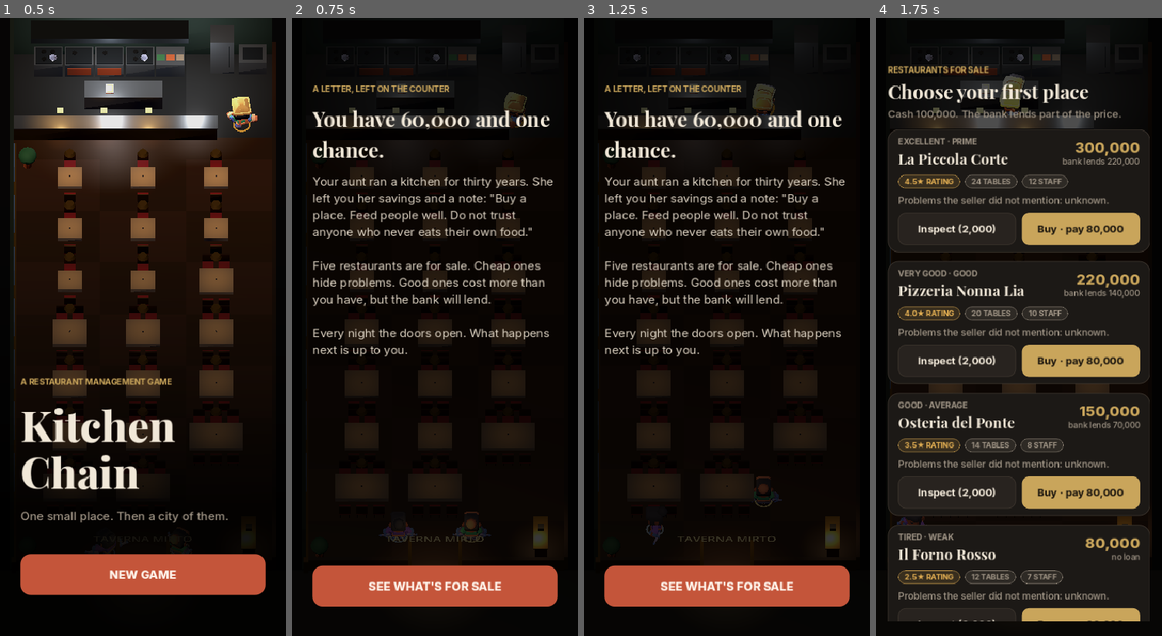
Above: before the commit, frames 1-4 (left to right).
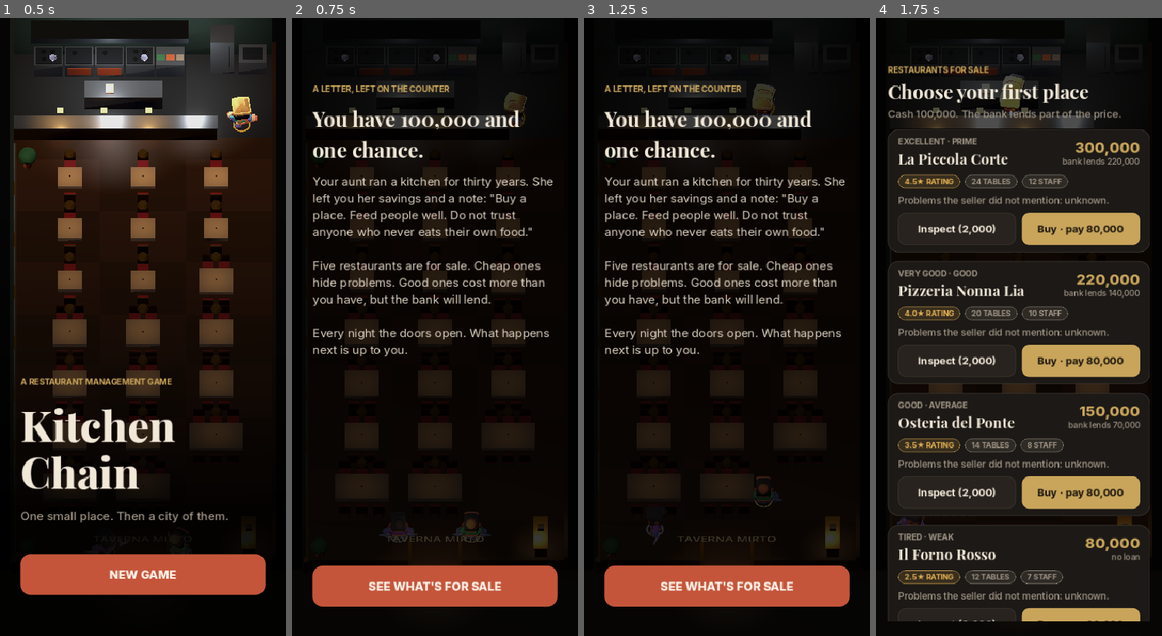
Above: after the commit, the same moments.

Repository: 1001pranav/kitchchengame
Game: Godot game, scene res://scenes/main.tscn
The game is run twice, just before and just after one commit, with the same random seed, the same clock (stepped at 60 frames per second) and the same inputs.
Inputs:
- Up to frame 1 (0.5 s): no input
- Up to frame 2 (0.75 s): click "NEW GAME" at 0.5 s
- Up to frame 3 (1.25 s): no input
- Up to frame 4 (1.75 s): click "SEE WHAT'S FOR SALE" at 1.25 s

Frame 1 is identical in both runs. In frame 2, 1.3% of the frame differs, in the area x 7-91%, y 14-23%; in frame 3, 1.3%; in frame 4, nothing differs.

Commit message:
Godot: Android export preset and CI jobs (parity vs Dart, 3D APK); darker tables; title gradient; intro uses real starting cash
Co-Authored-By: Claude Opus 5.5 <noreply@anthropic.com>
Claude-Session: https://claude.ai/code/session_016zCEihYEhovD8RoAyX4dmd

Diff:
--- a/game/scripts/main.gd
+++ b/game/scripts/main.gd
@@ -176,7 +176,7 @@
 	m.set_anchors_preset(Control.PRESET_FULL_RECT)
 	screen.add_child(m)
 	v.add_child(UI.kicker("A letter, left on the counter", UI.BRASS))
-	v.add_child(UI.title("You have 60,000 and one chance.", 28))
+	v.add_child(UI.title("You have %s and one chance." % UI.money(game.content.balance.i("START_CAPITAL")), 28))
 	var body := "Your aunt ran a kitchen for thirty years. She left you her savings and a note: \"Buy a place. Feed people …(242 unchanged characters)…
 	v.add_child(UI.label(body, 16, Color("d9cfbf"), UI.sans(400), true))
 	var sp := UI.spacer()
Not shown, added: game/export_presets.cfg
